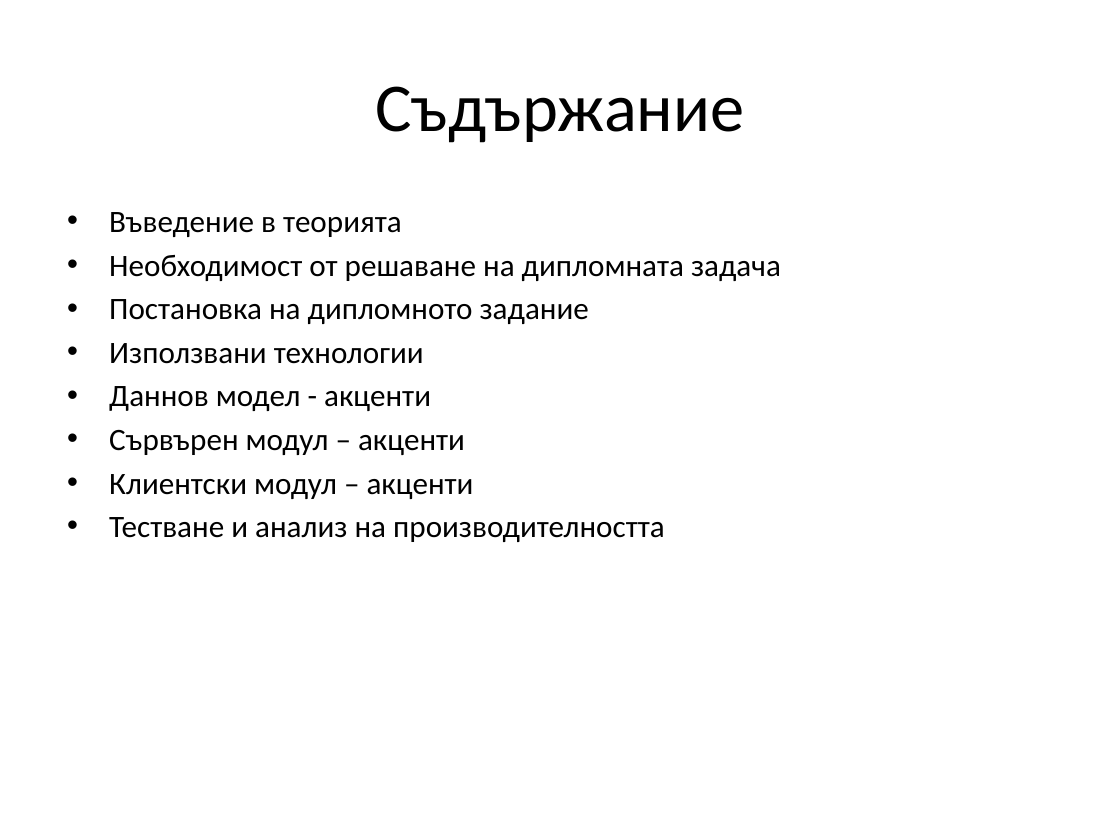
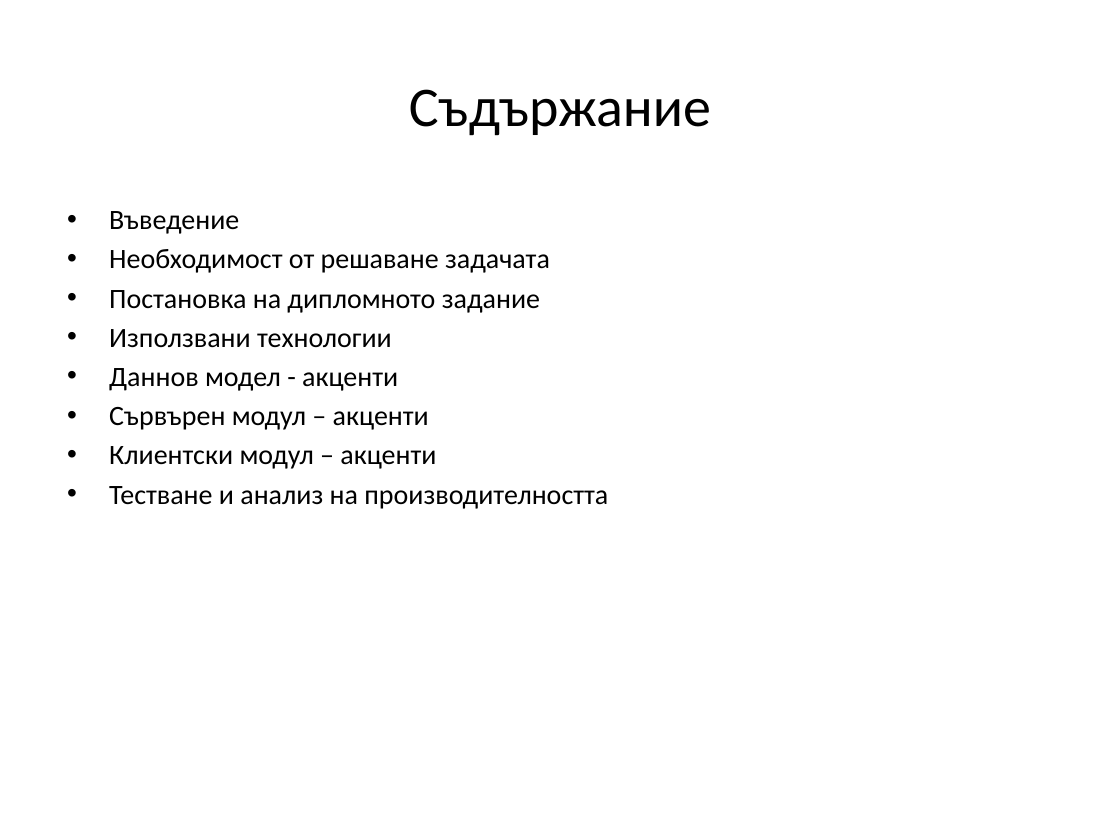
Before and after one commit to SivoDaskalov/Monte-Carlo-Debugger, a slide deck: slide 2 of documentation/src/main/resources/Monte Carlo Simulation Debugger.pptx. Drawn at 1120x840 pixels with LibreOffice and Linux fonts; fonts in the diff are those of the drawing. Boxes give left, top, right and bottom in pixels: in the first picture for what was removed or moved away, otherwise in the second. Text is boxed around its words. In the diff, an @@ line names an element or a change of style, - is before the commit and + after.

Commit message:
Presentation work in progress

```diff
--- a/documentation/src/main/resources/Monte Carlo Simulation Debugger.pptx
+++ b/documentation/src/main/resources/Monte Carlo Simulation Debugger.pptx
@@ title "Съдържание" at <box>409,89,711,136</box>: size 44 to 36 pt @@
@@ text at <box>109,211,550,273</box>: text changed; size 20 to 18 pt @@
-• Въведение в теорията
-• Необходимост от решаване на дипломната задача
+• Въведение
+• Необходимост от решаване задачата
@@ text at <box>109,290,608,509</box>: size 20 to 18 pt in "Постановка на дипломното задание", "Използвани технологии", "Даннов модел - акценти", "Сървърен модул – акценти" and 2 more places @@
```
Also in this commit, not shown: 1 other slide changed, 6 slides added, 10 other files.
